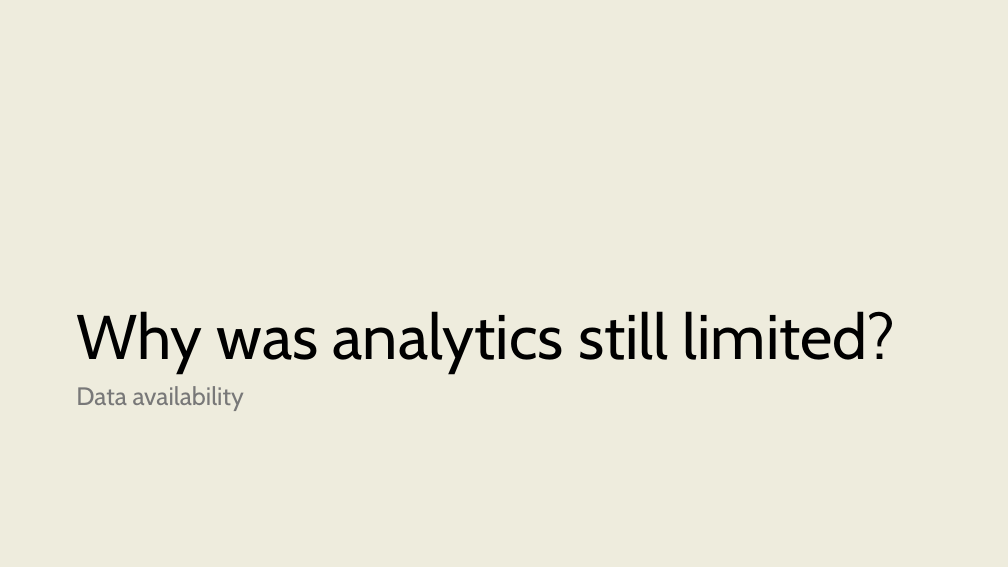
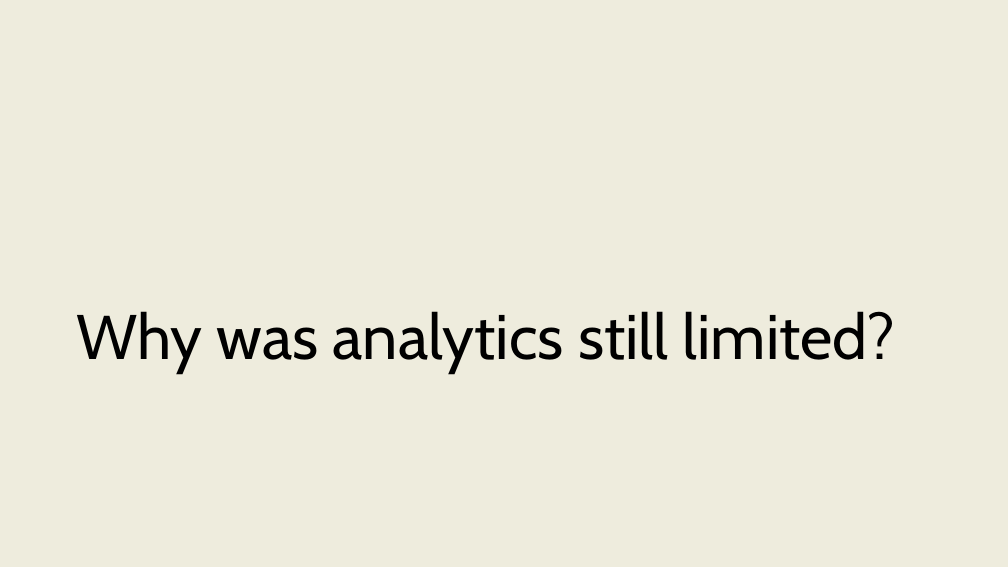
Before and after one commit to onishisaryu/HES-3000-Sports-Data-Analytics, a slide deck: slide 10 of pptx/Lecture1.pptx. Drawn at 1008x567 pixels with LibreOffice and Linux fonts; fonts in the diff are those of the drawing. Boxes give left, top, right and bottom in pixels: in the first picture for what was removed or moved away, otherwise in the second. Text is boxed around its words. In the diff, an @@ line names an element or a change of style, - is before the commit and + after.

```diff
--- a/pptx/Lecture1.pptx
+++ b/pptx/Lecture1.pptx
@@ text removed at (76,386,244,411) @@
-Data availability
```
Also in this commit, not shown: 6 other slides changed, 6 other files.
